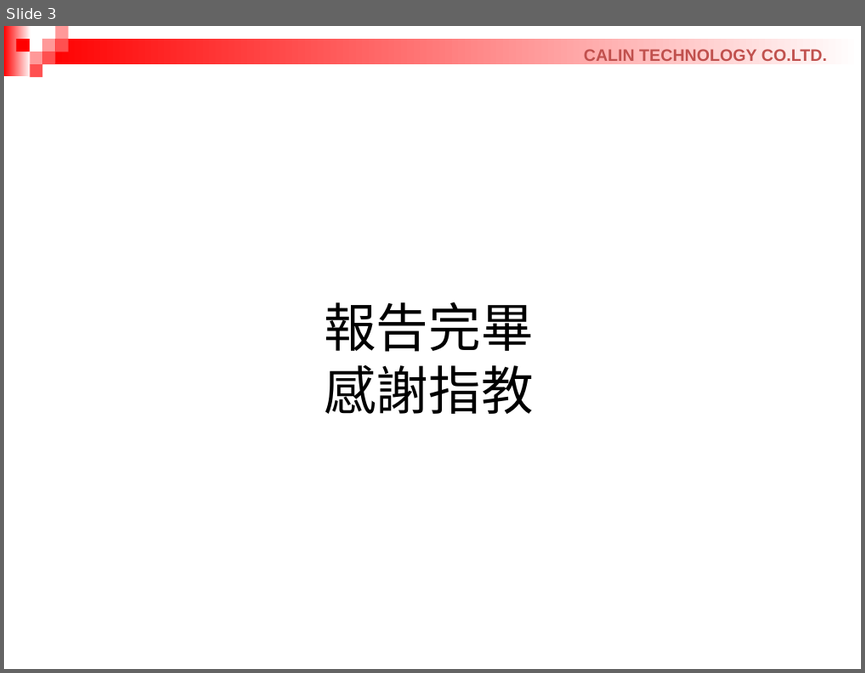
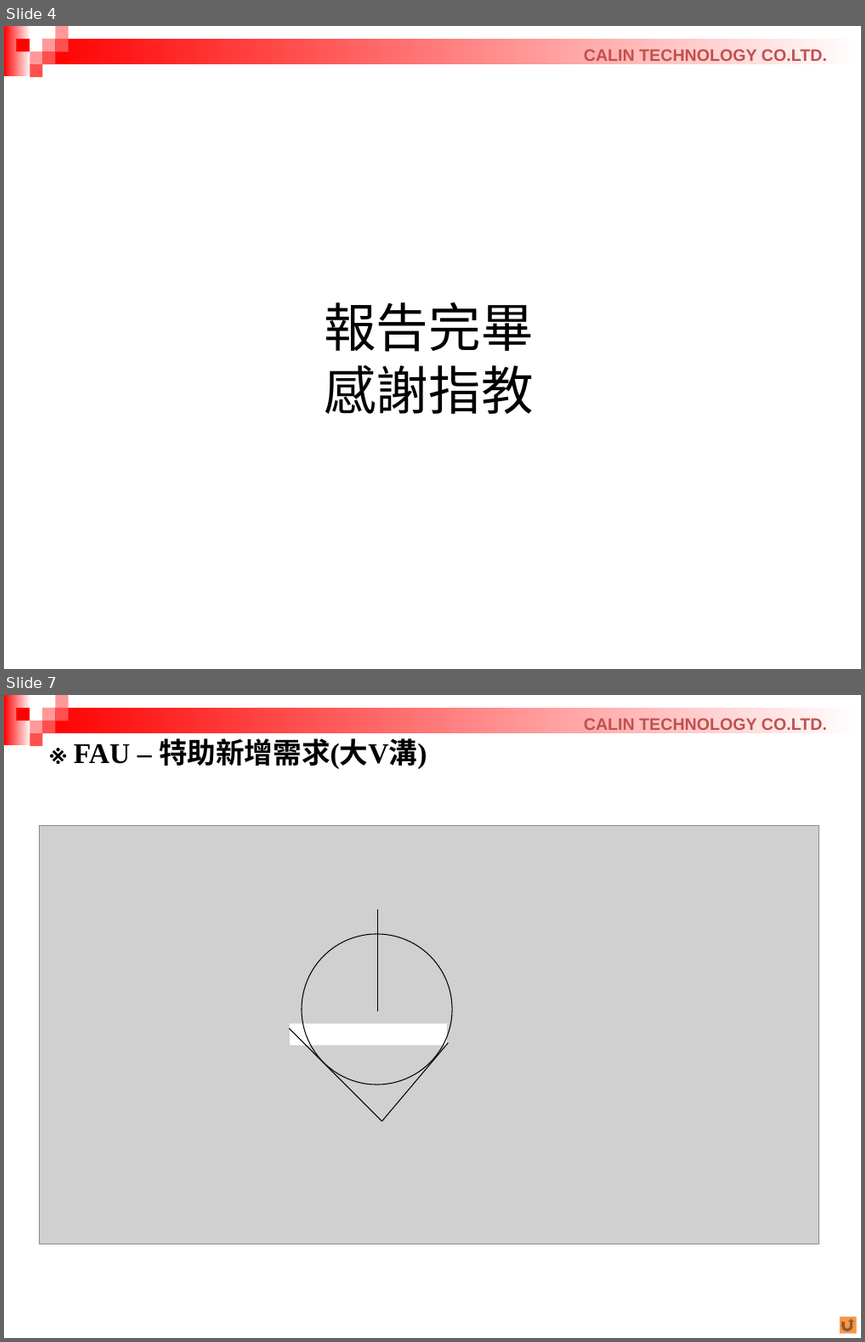
Before and after one commit to RaphWu/GitExchange, a slide deck: 週報/治工具設計課週報_吳仁中 20261103.pptx. Shown one above the other, each under a label of ours: slide 3 before the commit, slides 4 and 7 after it; the slides between them are not shown. The pictures are 865x673 and 865x1342 pixels, drawn with LibreOffice and Linux fonts; fonts in the diff are those of the drawing; grey boxes stand for pictures. Boxes give left, top, right and bottom in pixels: in the first picture for what was removed or moved away, otherwise in the second. Text is boxed around its words. In the diff, an @@ line names an element or a change of style, - is before the commit and + after.

```diff
--- a/週報/治工具設計課週報_吳仁中 20261103.pptx
+++ b/週報/治工具設計課週報_吳仁中 20261103.pptx
@@ slide 7 added at (4, 695, 861, 1338), background #FFFFFF; not listed: 10 template elements that a slide beside it also shows @@
@@ text added at (74, 738, 426, 769), 24 pt, text #000000, bold @@
+※ FAU – 特助新增需求(大V溝)
@@ picture added at (39, 825, 819, 1243) @@
@@ line added from (377, 909) to (377, 1011), #000000 0.75 pt @@
@@ ellipse added at (302, 934, 452, 1085), outline #000000 0.75 pt @@
@@ rectangle added at (290, 1023, 446, 1044), fill #FFFFFF @@
@@ line added from (290, 1028) to (382, 1121), #000000 0.75 pt @@
@@ line added from (448, 1043) to (382, 1121), #000000 0.75 pt @@
@@ action button return added at (840, 1316, 857, 1333), fill #F79646 @@
@@ what was slide 3 is now slide 4 @@
```
Also in this commit, not shown: 2 slides changed, 2 other slides added, 2 slides removed, 7 other files.
